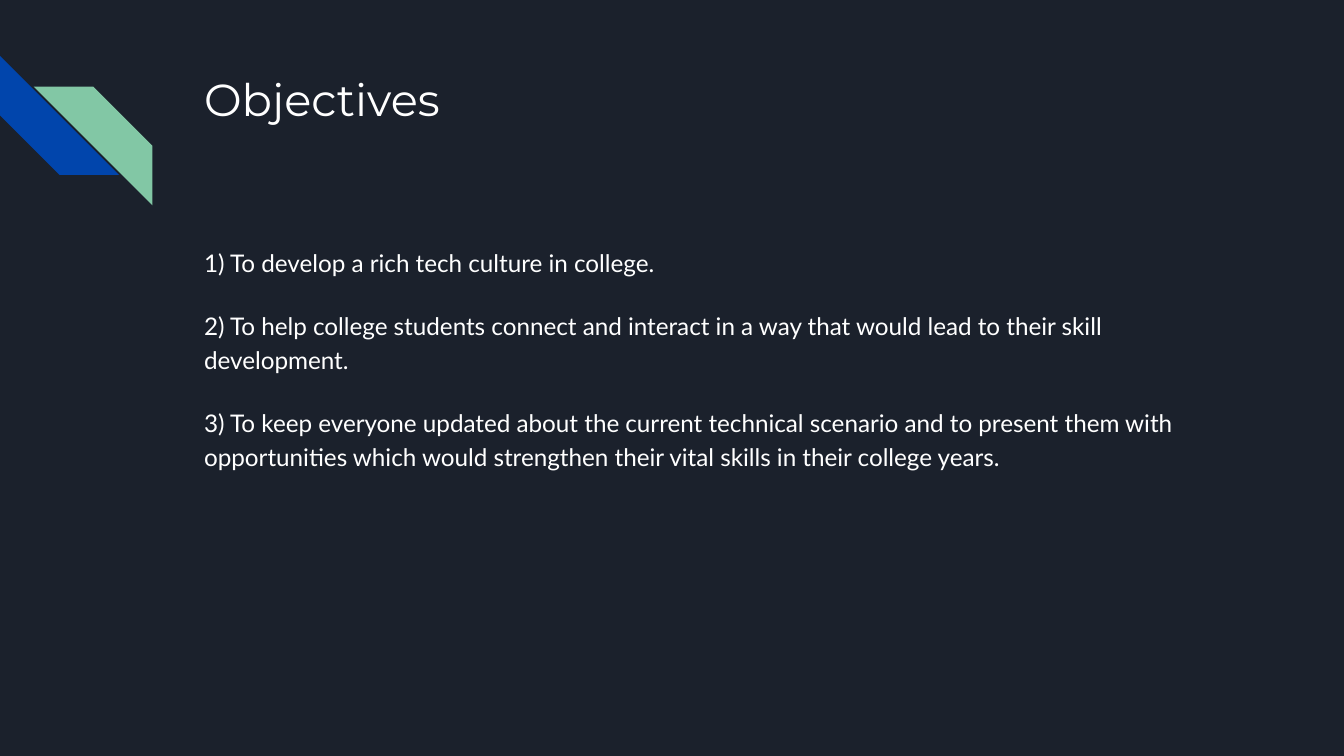
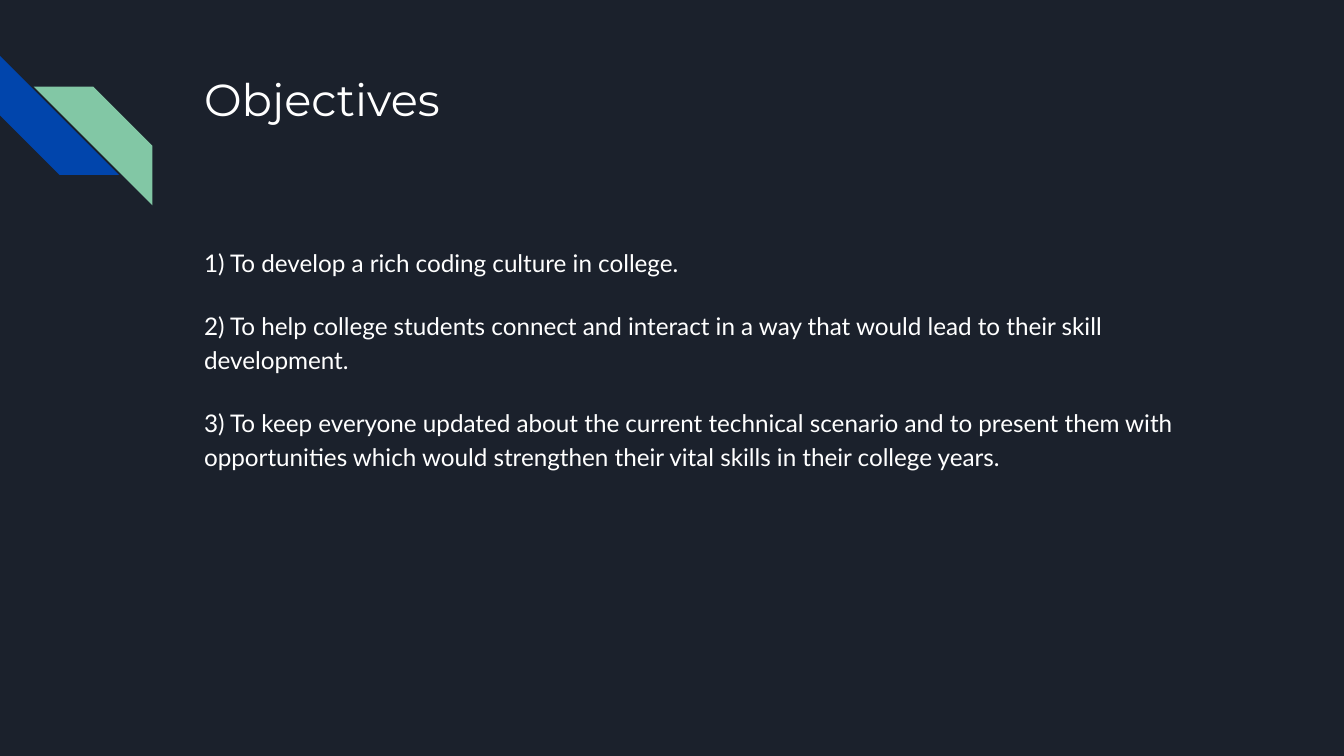
Before and after one commit to riddhi-narkar/connecture, a slide deck: slide 5 of docs/Mini Project grp 10.pptx. Drawn at 1344x756 pixels with LibreOffice and Linux fonts; fonts in the diff are those of the drawing. Boxes give left, top, right and bottom in pixels: in the first picture for what was removed or moved away, otherwise in the second. Text is boxed around its words. In the diff, an @@ line names an element or a change of style, - is before the commit and + after.

Commit message:
updated tech to coding

```diff
--- a/docs/Mini Project grp 10.pptx
+++ b/docs/Mini Project grp 10.pptx
@@ text at [204,253,678,277]: text changed @@
-1) To develop a rich tech culture in college.
+1) To develop a rich coding culture in college.
```
Also in this commit, not shown: 1 other slide changed.
